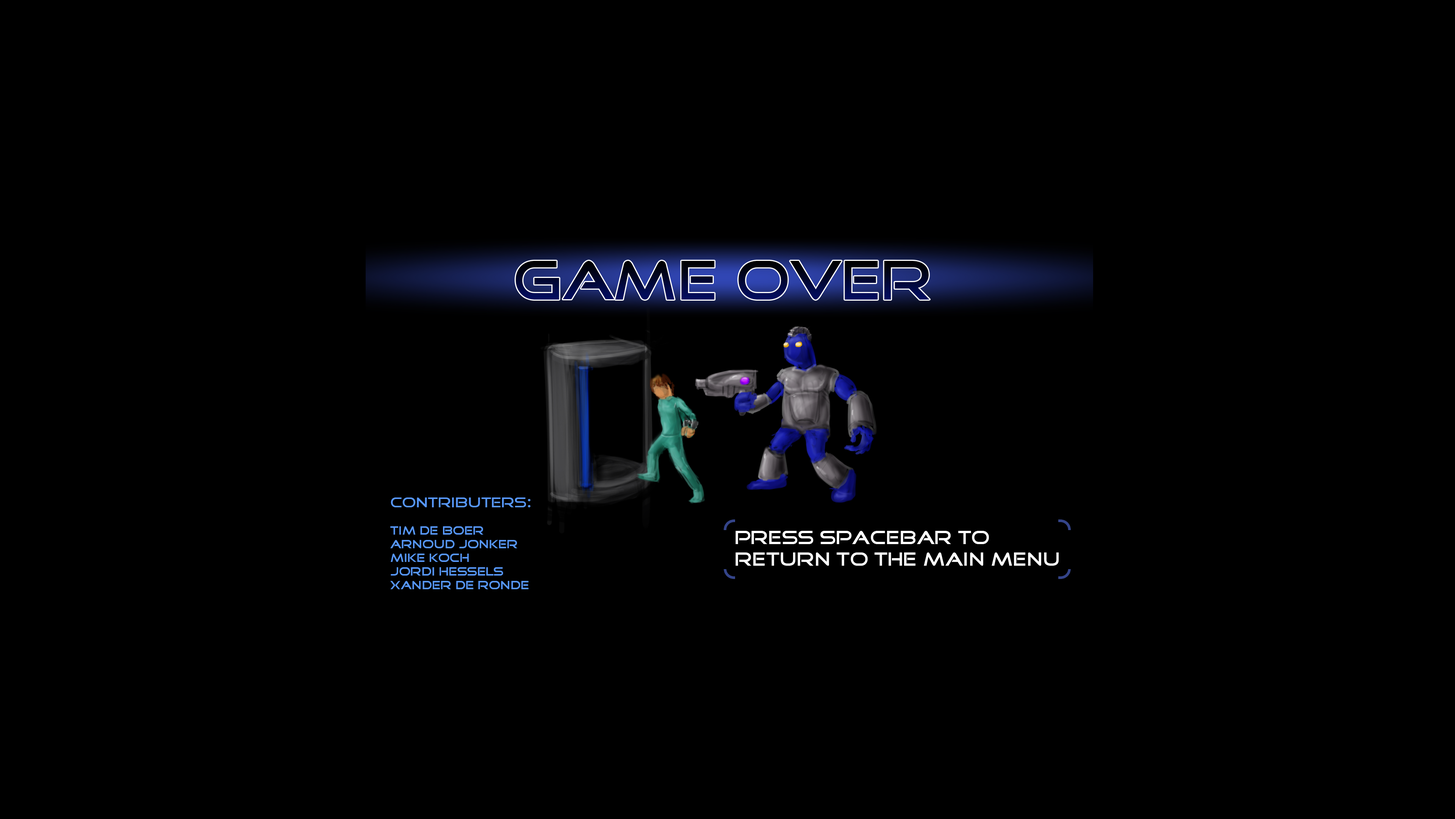
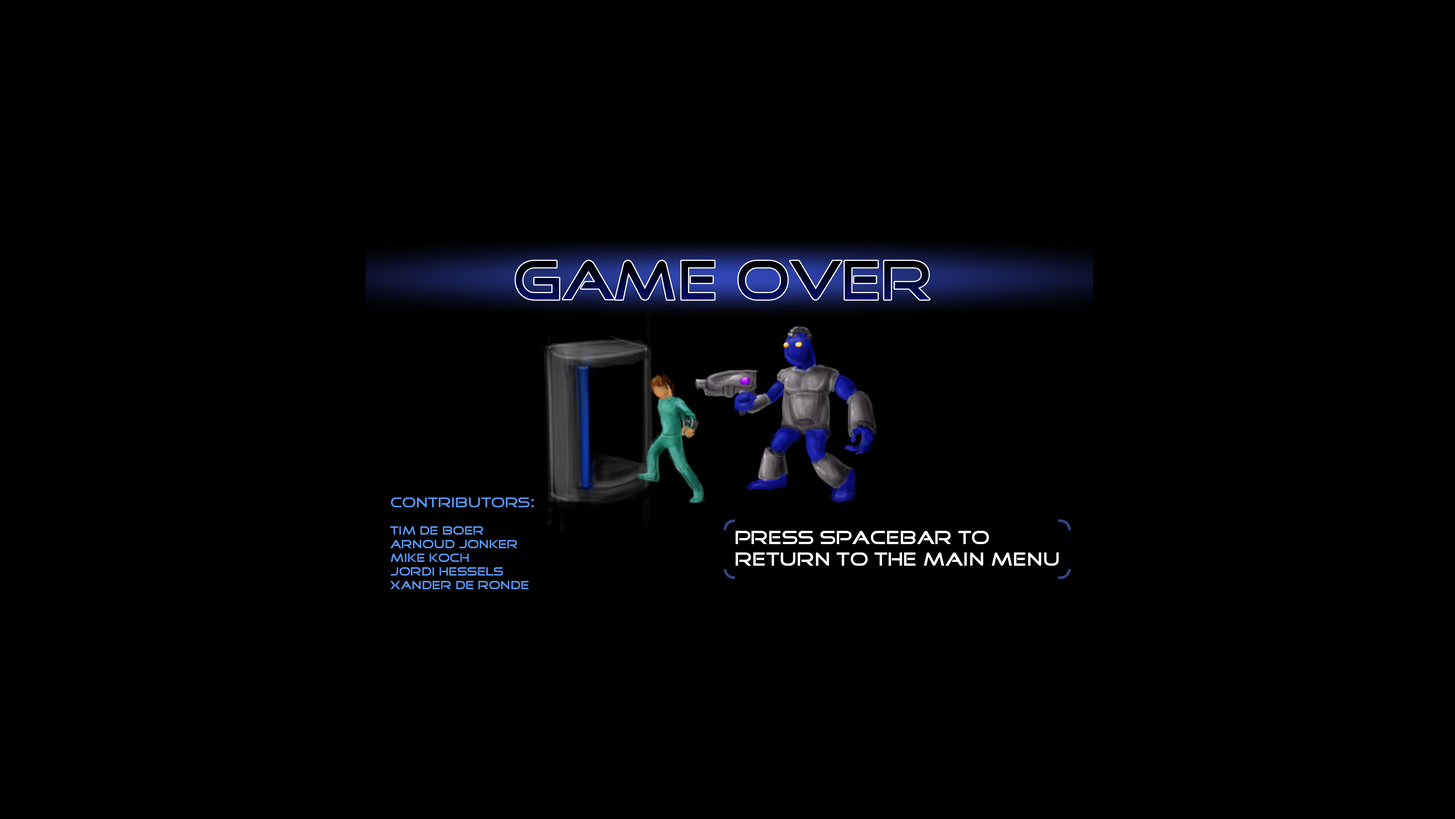
Revision of a layered 1455×819 image; what changed, layer by layer:
renamed "Contributers: Tim de boer arnoud jonker mike koch jordi hessel" to "Contributors: Tim de boer arnoud jonker mike koch jordi hessel", painted on it over (491, 497, 535, 508)
